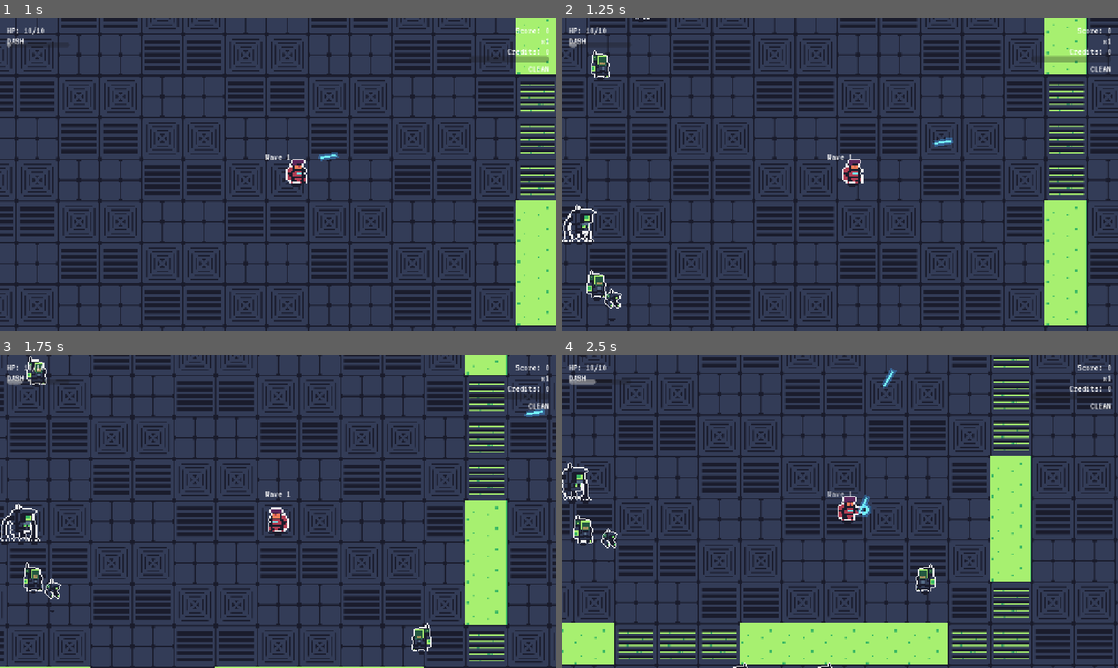
Above: before the commit, frames 1-4 (two rows, left to right).
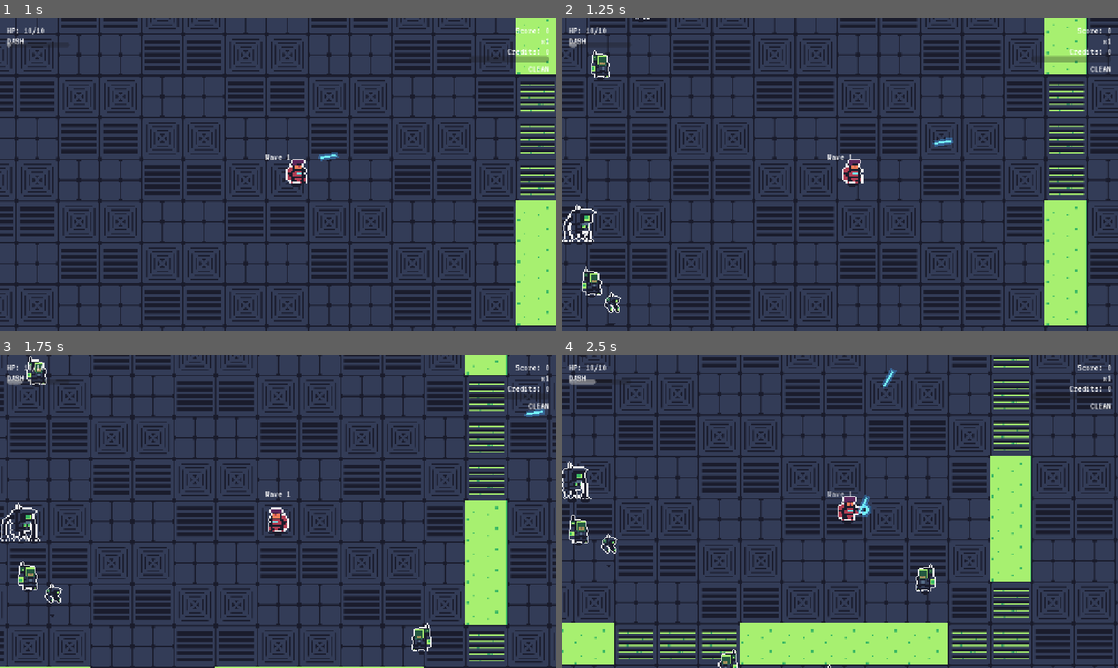
Above: after the commit, the same moments.

Repository: Gubari/ScreenRot
Game: Godot game, scene res://scenes/game.tscn
Same seed, same stepped clock (60 frames per second), same inputs: the game is played once before the commit and once after it. This scene is started directly instead of the project's main scene.
Inputs (mouse positions are in pixels of both pictures, inside the frame that each line leads up to):
- Up to frame 1 (1 s): move the mouse to (400, 158) at 0.52 s; hold D (move_right) from 0.53 s (still down); tap Shift (dash) at 0.6 s; click (400, 158) at 0.67 s
- Up to frame 2 (1.25 s): keep holding D (move_right)
- Up to frame 3 (1.75 s): move the mouse to (166, 527) at 1.27 s; release D (move_right) at 1.28 s; hold S (move_down) from 1.28 s (still down); tap Space (defrag) at 1.35 s
- Up to frame 4 (2.5 s): move the mouse to (895, 442) at 2.02 s; release S (move_down) at 2.03 s; press the mouse at (895, 442) at 2.03 s; hold D (move_right) from 2.03 s (still down)

Frame 1 is identical in both runs. In frame 2, 0.4% of the frame differs, in the area x 3-11%, y 79-99%; in frame 3, 0.5%; in frame 4, 0.7%, in the area x 0-49%, y 34-100%.

Commit message:
Popravljen pathfinding

Diff:
--- a/scenes/enemies/bit_bug.tscn
+++ b/scenes/enemies/bit_bug.tscn
@@ -63,7 +63,6 @@
 
 [node name="CollisionShape2D" type="CollisionShape2D" parent="." unique_id=1585499529]
 position = Vector2(0, -5)
-scale = Vector2(0.6799982, 0.5600003)
 shape = SubResource("CircleShape2D_body")
 
 [node name="Hitbox" type="Area2D" parent="." unique_id=2082882960]
--- a/scenes/enemies/pixel_grunt.tscn
+++ b/scenes/enemies/pixel_grunt.tscn
@@ -60,7 +60,6 @@
 autoplay = "walk"
 
 [node name="CollisionShape2D" type="CollisionShape2D" parent="." unique_id=384983763]
-scale = Vector2(0.7600006, 0.80000204)
 shape = SubResource("CircleShape2D_body")
 
 [node name="Hitbox" type="Area2D" parent="." unique_id=709899303]
--- a/scenes/enemies/static_walker.tscn
+++ b/scenes/enemies/static_walker.tscn
@@ -64,7 +64,6 @@
 autoplay = "walk"
 
 [node name="CollisionShape2D" type="CollisionShape2D" parent="." unique_id=1797237074]
-scale = Vector2(-1.1223192, 1.086024)
 shape = SubResource("CircleShape2D_body")
 
 [node name="Hitbox" type="Area2D" parent="." unique_id=1358356285]
--- a/scripts/enemies/enemy_base.gd
+++ b/scripts/enemies/enemy_base.gd
@@ -32,7 +32,7 @@
 	nav_agent = NavigationAgent2D.new()
 	nav_agent.path_desired_distance = 6.0
 	nav_agent.target_desired_distance = 6.0
-	nav_agent.radius = 24.0
+	nav_agent.radius = 40.0
 	nav_agent.avoidance_enabled = true
 	nav_agent.max_neighbors = 6
 	nav_agent.neighbor_distance = 120.0
--- a/scripts/map/map_generator.gd
+++ b/scripts/map/map_generator.gd
@@ -81,7 +81,7 @@
 		return
 
 	# Inset vertices that border walls so nav paths stay away from corners
-	const INSET := 20.0
+	const INSET := 38.0
 
 	# First pass: collect all grid corners and compute inset positions
 	var corner_pos := {}  # Vector2i -> Vector2 (world position, possibly inset)
